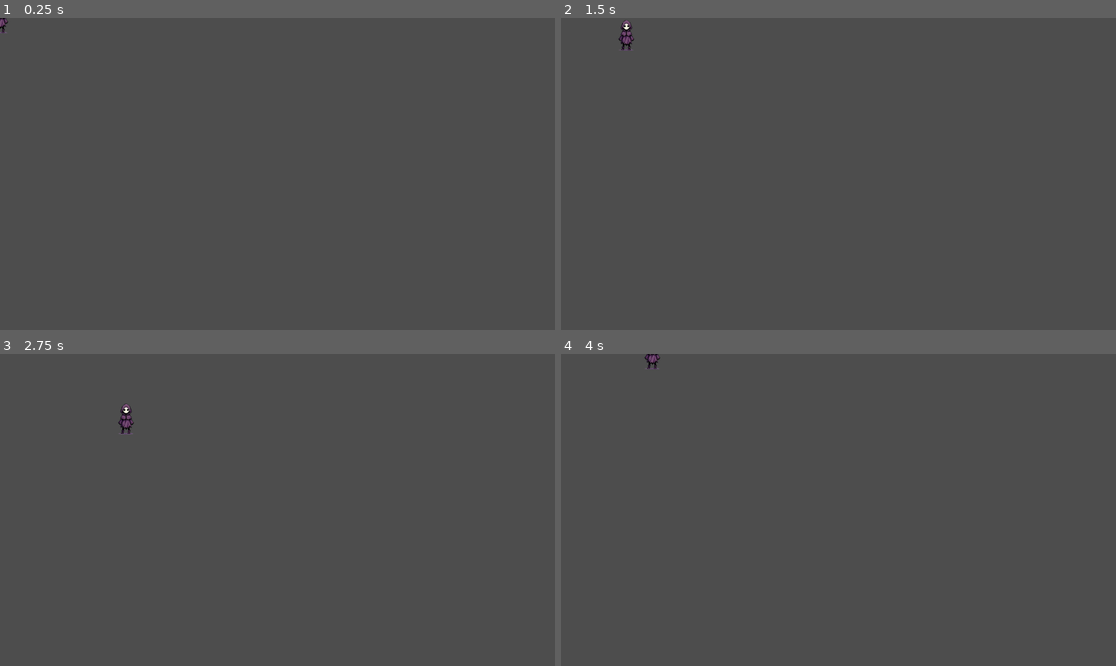
Above: before the commit, frames 1-4 (two rows, left to right).
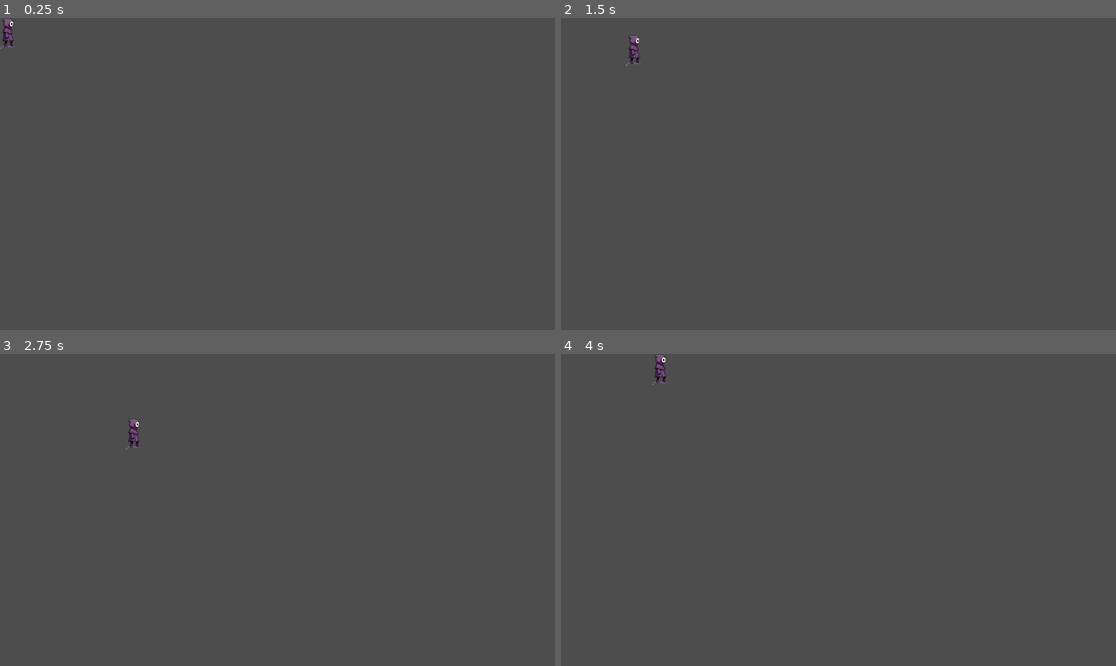
Above: after the commit, the same moments.

Repository: WiloxW/AnotherTaleBetweenSecrets
Game: Godot game, scene res://Scenes/player.tscn
Two runs of this game, one before a commit and one after it. Both use one fixed random seed, a clock stepped at 60 frames per second and the inputs below. The project has no main scene, so this scene is started directly.
Inputs:
- Up to frame 1 (0.25 s): no input
- Up to frame 2 (1.5 s): tap Enter at 0.5 s; hold Right (ui_right) 0.53-1.28 s; hold Down (ui_down) from 1.28 s (still down)
- Up to frame 3 (2.75 s): release Down (ui_down) at 2.03 s; hold Right (ui_right) from 2.03 s (still down)
- Up to frame 4 (4 s): release Right (ui_right) at 2.78 s; hold Up (ui_up) 2.78-3.53 s; hold Left (ui_left) from 3.53 s (still down)

The runs differ from the first frame. In frame 1, 0.1% of the frame differs, in the area x 0-3%, y 0-10%; in frame 2, 0.3%; in frame 3, 0.3%, in the area x 21-26%, y 15-31%; in frame 4, 0.2%.

Commit message:
Clamp Player to the Screen

Diff:
--- a/Scenes/player.tscn
+++ b/Scenes/player.tscn
@@ -370,5 +370,5 @@
 
 [node name="AnimatedSprite2D" type="AnimatedSprite2D" parent="."]
 sprite_frames = SubResource("SpriteFrames_1htnp")
-animation = &"walk forward"
+animation = &"walk side"
 flip_h = true
--- a/Scripts/player.gd
+++ b/Scripts/player.gd
@@ -5,12 +5,12 @@
 
 #funcion que procesa las fisicas y las refleja frame por frame
 #en el juego
-func _physics_process(delta):
-	player_movement(delta)
+func _physics_process(_delta):
+	player_movement()
 
 #comprobar que si algunas de las 4 direcciones esta siendoo
 #entonces se aplica un vector para trasladar al Player
-func player_movement(delta):
+func player_movement():
 
 	var input = Vector2(
 		Input.get_action_strength("ui_right") - Input.get_action_strength("ui_left"),
@@ -20,3 +20,19 @@
 	velocity = input.normalized() * speed
 
 	move_and_slide()
+
+	clamp_player_to_screen()
+
+func clamp_player_to_screen():
+	var screen_size = get_viewport_rect().size
+	var half_w = 0.0
+	var half_h = 0.0
+
+	var cs = $CollisionShape2D
+	if cs and cs.shape:
+		var shape = cs.shape
+		half_w = shape.extents.x
+		half_h = shape.extents.y
+
+	position.x = clamp(position.x, half_w, screen_size.x - half_w)
+	position.y = clamp(position.y, half_h, screen_size.y - half_h)
